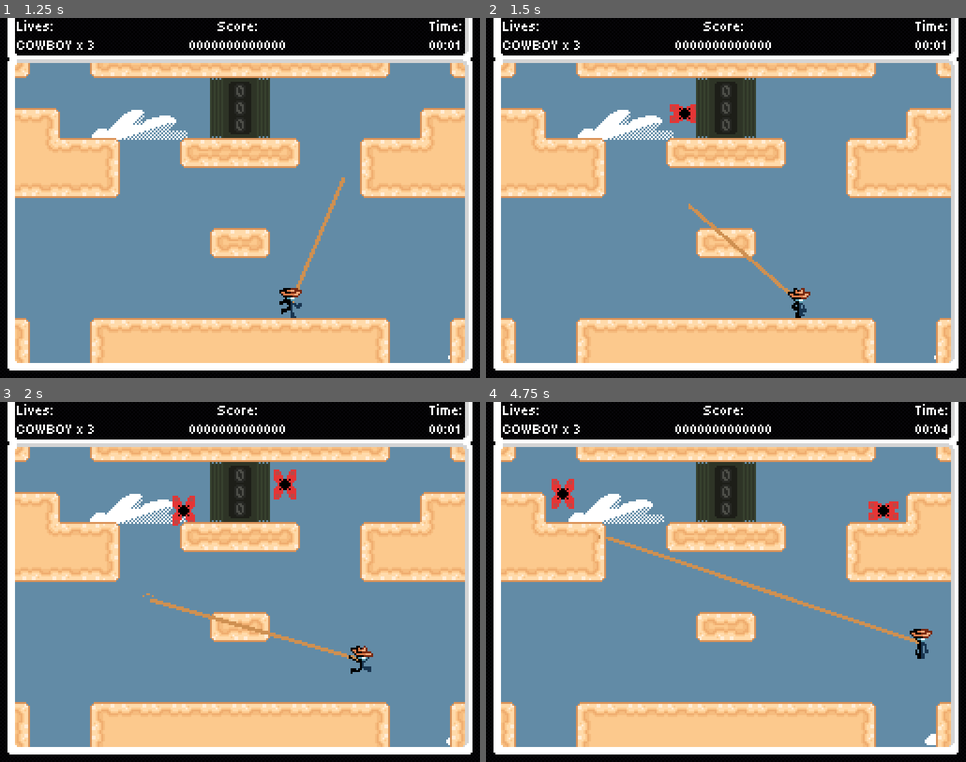
Above: before the commit, frames 1-4 (two rows, left to right).
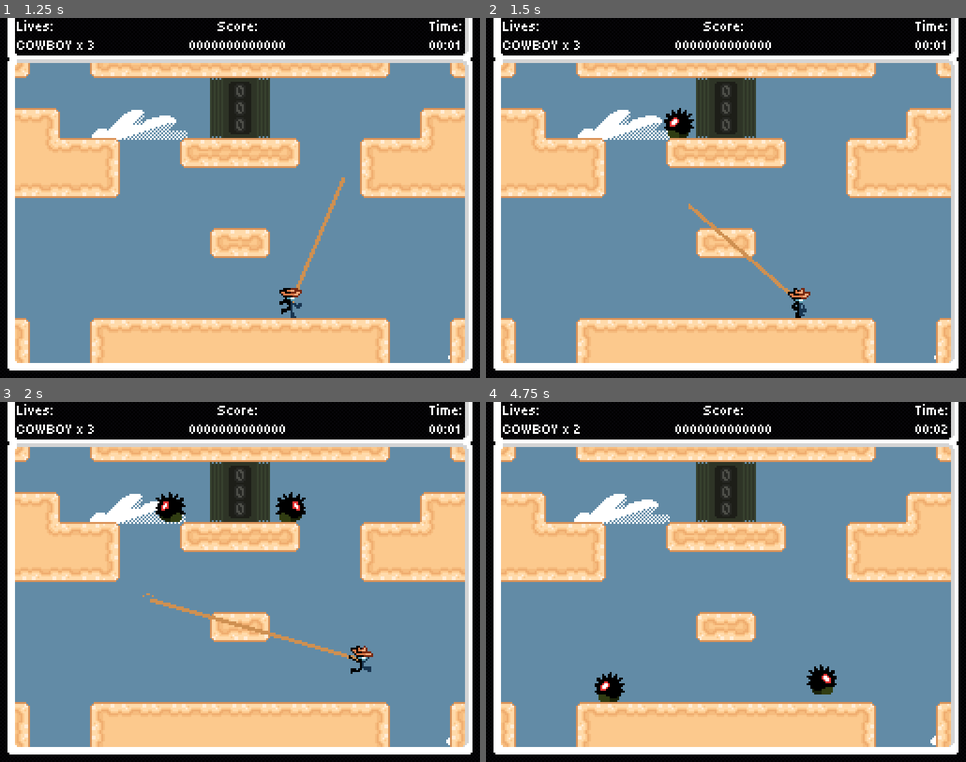
Above: after the commit, the same moments.

Repository: Jcodefox/GMTK-2025
Game: Godot game, scene res://scenes/topscenes/gameplay_topscene.tscn
The game is run twice, just before and just after one commit, with the same random seed, the same clock (stepped at 60 frames per second) and the same inputs.
Inputs (mouse positions are in pixels of both pictures, inside the frame that each line leads up to):
- Up to frame 1 (1.25 s): move the mouse to (345, 180) at 0.52 s; hold D (move_right) from 0.53 s (still down); click (345, 180) at 0.6 s; tap Space (move_jump) at 0.77 s
- Up to frame 2 (1.5 s): keep holding D (move_right); move the mouse to (630, 216) at 1.27 s; click (630, 216) at 1.35 s
- Up to frame 3 (2 s): keep holding D (move_right); tap Space (move_jump) at 1.52 s
- Up to frame 4 (4.75 s): move the mouse to (774, 502) at 2.02 s; release D (move_right) at 2.03 s; hold A (move_left) 2.03-2.78 s; click (774, 502) at 2.1 s; move the mouse to (702, 654) at 2.77 s; hold D (move_right) 2.78-4.28 s; click (702, 654) at 2.85 s; tap Space (move_jump) at 3.02, 3.77, 4.52 s; move the mouse to (870, 636) at 3.52 s; click (870, 636) at 3.6 s; move the mouse to (582, 528) at 4.27 s; hold A (move_left) from 4.28 s (still down); click (582, 528) at 4.35 s

Frame 1 is identical in both runs. In frame 2, 0.4% of the frame differs, in the area x 37-44%, y 23-34%; in frame 3, 1.1%; in frame 4, 2.8%, in the area x 13-97%, y 6-96%.

Commit message:
Add spikro

Diff:
--- /dev/null
+++ b/assets/art/enemies/spikro_sprite_frames.tres
@@ -0,0 +1,18 @@
+[gd_resource type="SpriteFrames" load_steps=3 format=3 uid="uid://dx8m1e462tv15"]
+
+[ext_resource type="Texture2D" uid="uid://dpnc1af7qhekp" path="res://assets/art/enemies/spikro_1.png" id="1_ft5ro"]
+[ext_resource type="Texture2D" uid="uid://dghunpjdgvnh" path="res://assets/art/enemies/spikro_2.png" id="2_jrp3m"]
+
+[resource]
+animations = [{
+"frames": [{
+"duration": 1.0,
+"texture": ExtResource("1_ft5ro")
+}, {
+"duration": 1.0,
+"texture": ExtResource("2_jrp3m")
+}],
+"loop": true,
+"name": &"default",
+"speed": 5.0
+}]
--- /dev/null
+++ b/scenes/prefabs/enemies/spikro.tscn
@@ -0,0 +1,20 @@
+[gd_scene load_steps=4 format=3 uid="uid://fl7r1l7ldhc4"]
+
+[ext_resource type="Script" uid="uid://cjdv0yqg5hwm0" path="res://scripts/prefabs/spikro.gd" id="1_5ikm6"]
+[ext_resource type="SpriteFrames" uid="uid://dx8m1e462tv15" path="res://assets/art/enemies/spikro_sprite_frames.tres" id="1_cfwy6"]
+
+[sub_resource type="RectangleShape2D" id="RectangleShape2D_cfwy6"]
+size = Vector2(12, 12)
+
+[node name="Spikro" type="CharacterBody2D" groups=["enemy"]]
+collision_layer = 4
+collision_mask = 2
+script = ExtResource("1_5ikm6")
+
+[node name="AnimatedSprite2D" type="AnimatedSprite2D" parent="."]
+sprite_frames = ExtResource("1_cfwy6")
+autoplay = "default"
+
+[node name="CollisionShape2D" type="CollisionShape2D" parent="." groups=["enemy"]]
+position = Vector2(0, 2)
+shape = SubResource("RectangleShape2D_cfwy6")
--- a/scenes/prefabs/enemy_spawner.tscn
+++ b/scenes/prefabs/enemy_spawner.tscn
@@ -1,8 +1,9 @@
-[gd_scene load_steps=3 format=3 uid="uid://ni48dlph7c7c"]
+[gd_scene load_steps=4 format=3 uid="uid://ni48dlph7c7c"]
 
 [ext_resource type="Script" uid="uid://c8cmk0rp5xbel" path="res://scripts/prefabs/enemy_spawner.gd" id="1_2fv7t"]
 [ext_resource type="PackedScene" uid="uid://duckh0hi5syg7" path="res://scenes/prefabs/enemies/mothick.tscn" id="2_pg5fs"]
+[ext_resource type="PackedScene" uid="uid://fl7r1l7ldhc4" path="res://scenes/prefabs/enemies/spikro.tscn" id="3_pg5fs"]
 
 [node name="EnemySpawner" type="Node2D"]
 script = ExtResource("1_2fv7t")
-enemy_scenes = Array[PackedScene]([ExtResource("2_pg5fs")])
+enemy_scenes = Array[PackedScene]([ExtResource("2_pg5fs"), ExtResource("3_pg5fs")])
--- a/scripts/prefabs/player_v2.gd
+++ b/scripts/prefabs/player_v2.gd
@@ -151,12 +151,13 @@
 		velocity = Vector2(0, -100)
 
 		get_tree().paused = true
-		get_tree().create_timer(2).timeout.connect(
-			func():
-				get_tree().paused = false
-				await get_tree().process_frame
-				get_tree().reload_current_scene()
-		)
+		if Globals.lives > 0:
+			get_tree().create_timer(2).timeout.connect(
+				func():
+					get_tree().paused = false
+					await get_tree().process_frame
+					get_tree().reload_current_scene()
+			)
 
 func set_animation(anim: String) -> void:
 	if $AnimatedSprite2D.animation != anim:
--- /dev/null
+++ b/scripts/prefabs/spikro.gd
@@ -0,0 +1,26 @@
+extends CharacterBody2D
+
+@export var default_gravity: float = 625
+
+var animated_sprite_ghosts: Array[Node2D] = []
+var collision_shape_ghosts: Array[Node2D] = []
+
+var intended_direction: float = 1.0
+
+func _ready() -> void:
+	animated_sprite_ghosts = Globals.make_loop_ghosts_of($AnimatedSprite2D)
+	collision_shape_ghosts = Globals.make_loop_ghosts_of($CollisionShape2D)
+
+func _physics_process(delta: float) -> void:
+	global_position = Globals.apply_loop_teleport(global_position)
+	$AnimatedSprite2D.flip_h = intended_direction > 0
+	for sprite in animated_sprite_ghosts:
+		sprite.animation = $AnimatedSprite2D.animation
+		sprite.flip_h = intended_direction > 0
+
+	if is_on_wall():
+		intended_direction = -intended_direction
+	velocity.y += default_gravity * delta
+	velocity.x = intended_direction * 25
+
+	move_and_slide()
Not shown, added: scripts/prefabs/spikro.gd.uid
